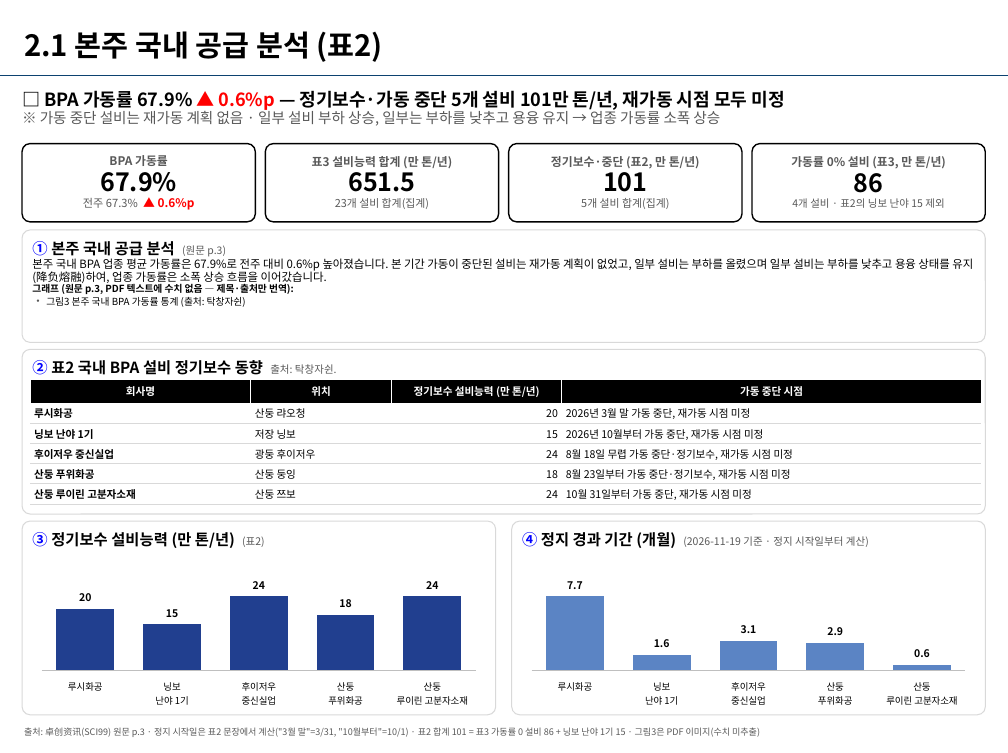
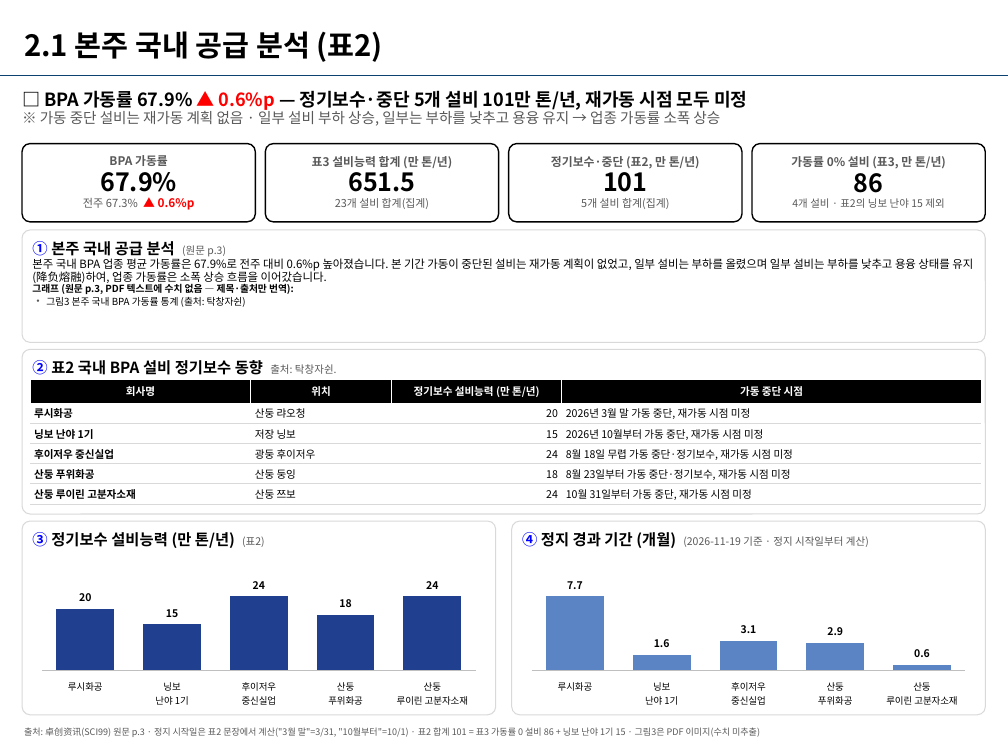
Before and after one commit to jskimlam/chem99-report, a slide deck: slide 5 of archive/2026-W47/chem99레포트_BPA_20261120_전체_S01-S14.pptx. Drawn at 1008x753 pixels with LibreOffice and Linux fonts; fonts in the diff are those of the drawing; background and template pictures are left out. Boxes give left, top, right and bottom in pixels: in the first picture for what was removed or moved away, otherwise in the second. Text is boxed around its words. In the diff, an @@ line names an element or a change of style, - is before the commit and + after.

```diff
--- a/archive/2026-W47/chem99레포트_BPA_20261120_전체_S01-S14.pptx
+++ b/archive/2026-W47/chem99레포트_BPA_20261120_전체_S01-S14.pptx
@@ text at [44, 90, 747, 110]: text changed @@
-□ BPA 가동률 67.9% ▲ 0.6%p — 정기보수·가동 중단 5개 설비 101만 톤/년, 재가동 시점 모두 미정
+□ BPA 가동률 67.9% ▲ 0.6%p — 정기보수·중단 5개 설비 101만 톤/년, 재가동 시점 모두 미정
```
Also in this commit, not shown: 4 other slides changed, 9 other files.
